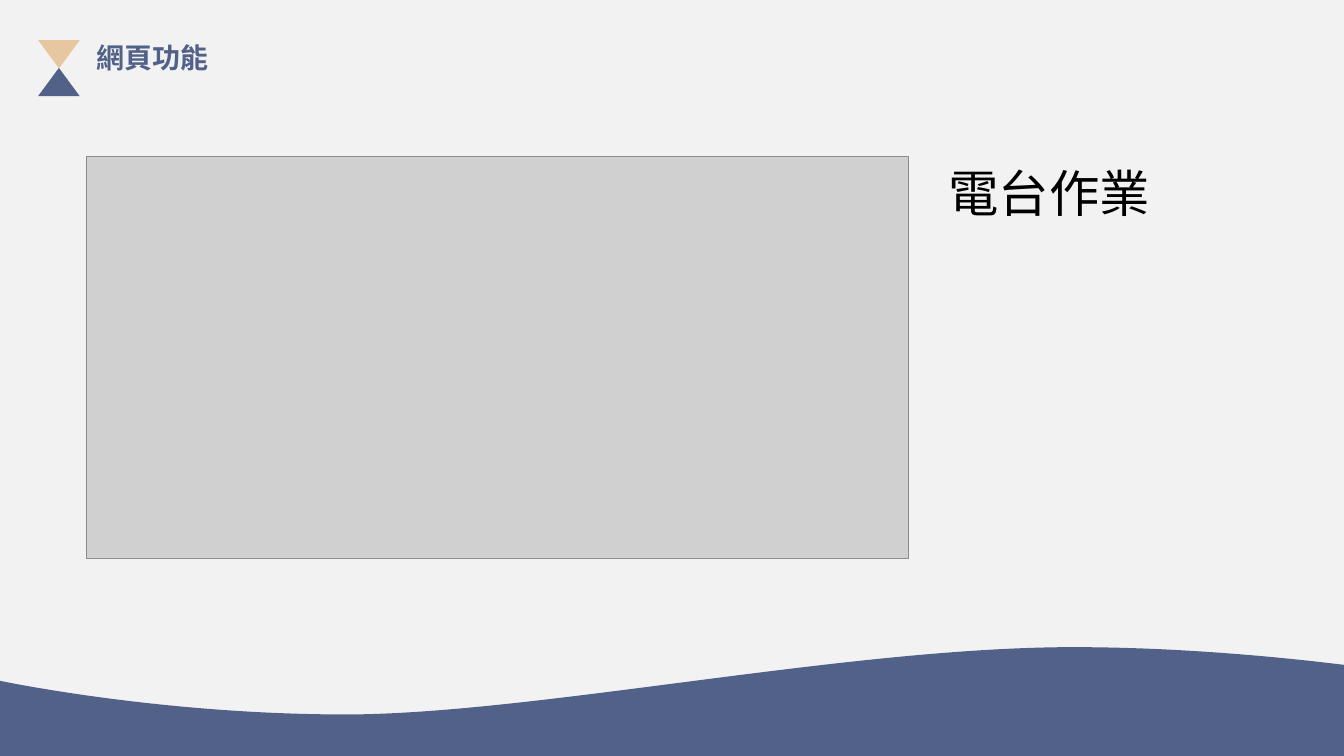
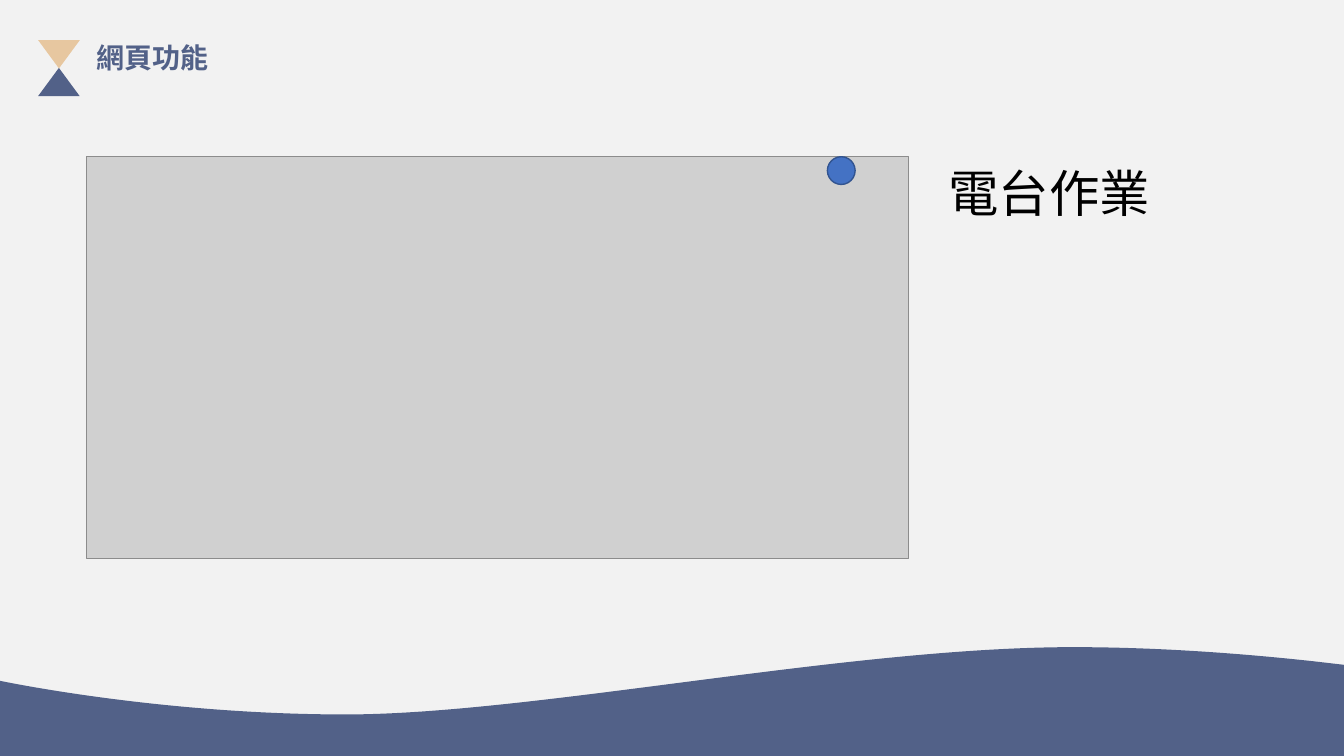
Before and after one commit to 35596035/End-of-period-project, a slide deck: slide 14 of 系統分析PPT.pptx. Drawn at 1344x756 pixels with LibreOffice and Linux fonts; fonts in the diff are those of the drawing; grey boxes stand for pictures. Boxes give left, top, right and bottom in pixels: in the first picture for what was removed or moved away, otherwise in the second. Text is boxed around its words. In the diff, an @@ line names an element or a change of style, - is before the commit and + after.

```diff
--- a/系統分析PPT.pptx
+++ b/系統分析PPT.pptx
@@ ellipse added at box(828, 156, 856, 185), fill #4472C4, outline #325491 1 pt @@
```
Also in this commit, not shown: 6 other slides changed.
